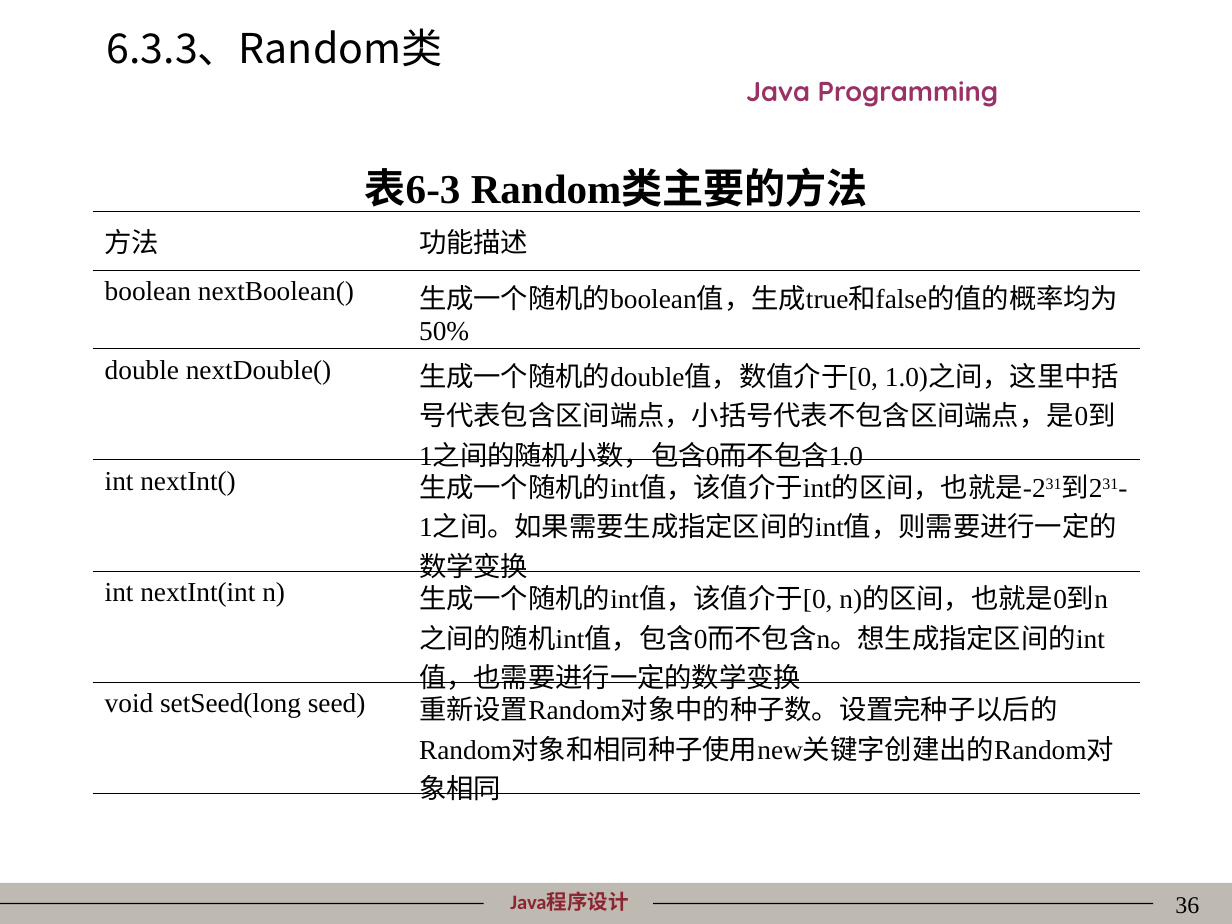
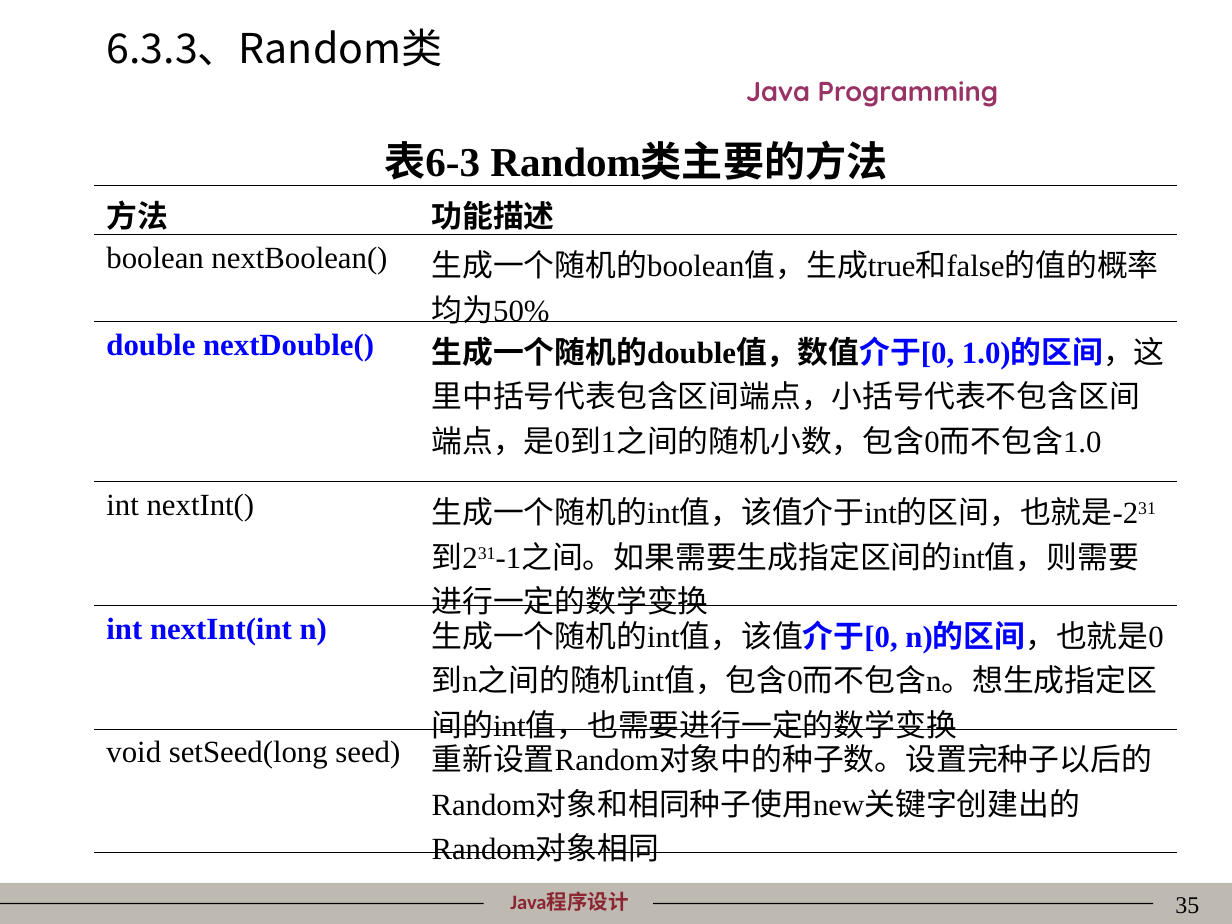
Before and after one commit to mordeky/Java, a slide deck: slide 35 of PPT/06Java常用类及接口.ppt (slide 36 before the commit). Drawn at 1232x924 pixels with LibreOffice and Linux fonts; fonts in the diff are those of the drawing; background and template pictures are left out. Boxes give left, top, right and bottom in pixels: in the first picture for what was removed or moved away, otherwise in the second. Text is boxed around its words. In the diff, an @@ line names an element or a change of style, - is before the commit and + after.

```diff
--- a/PPT/06Java常用类及接口.ppt
+++ b/PPT/06Java常用类及接口.ppt
@@ table at [95, 123, 1178, 862] @@
-row 4, column 2: 生成一个随机的double值，数值介于[0, 1.0)之间，这里中括号代表包含区间端点，小括号代表不包含区间端点，是0到1之间的随机小数，包含0而不包含1.0
+row 4, column 2: 生成一个随机的double值，数值介于[0, 1.0)的区间，这里中括号代表包含区间端点，小括号代表不包含区间端点，是0到1之间的随机小数，包含0而不包含1.0
@@ size 16 to 18 pt in "方法", "功能描述", "boolean nextBoolean()", "生成一个随机的boolean值，生成true和false的值的概率均为50%" and 7 more places @@
@@ font Times New Roman to Noto Sans CJK SC in "方法", "功能描述" @@
@@ bold on in "方法", "功能描述", "double nextDouble()", "int nextInt(int n)" and 1 more places @@
@@ text colour #000000 to #0000FF in "double nextDouble()", "int nextInt(int n)", "生成一个随机的int值，该值介于[0, n)的区间，也就是0到n之间的随机int值，包含0而不包含n。想生成指定区间的i ..." @@
@@ table: place and size @@
-table at [92, 150, 1140, 795]
+table at [95, 123, 1178, 862]
@@ page number at [1175, 897, 1199, 914]: text changed @@
-36
+35
```
Also in this commit, not shown: 26 other slides changed, 1 slide added, 2 slides removed, 43 other files.
